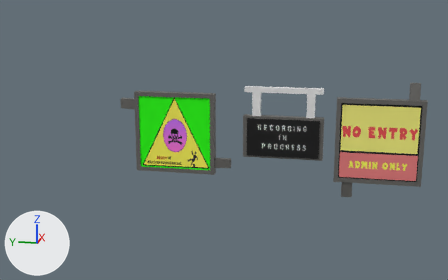
Renders of the Blender file Working Files/Blender/Signs.blend from each side of a commit.
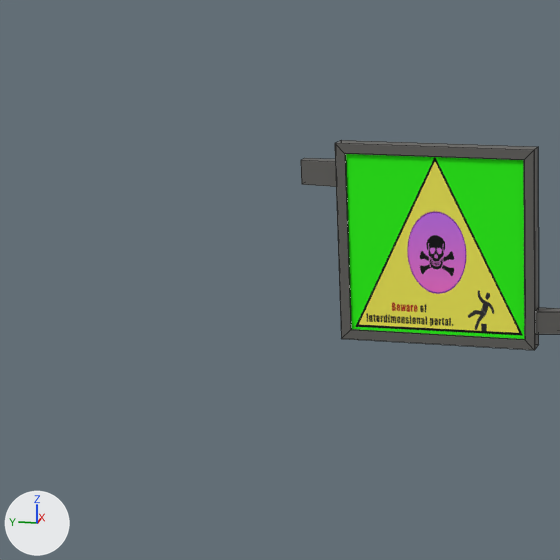
Old and new are each drawn whole from a 50 mm lens placed at (-38.54, 2.07, 9.28), pointed at (0.06, 9.79, -0.37) and again close up on the part from 0% to 50% of the width and 12% to 92% of the height. Arrows for +X, +Y and +Z are at lower left; the lights stay in place. The close-ups show mesh edges as thin lines.

The first close-up shows 'Danger'.
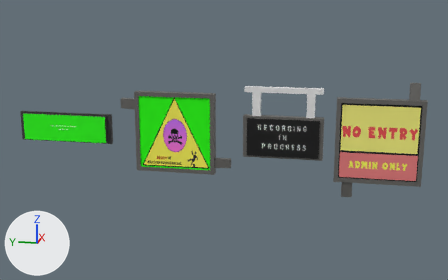
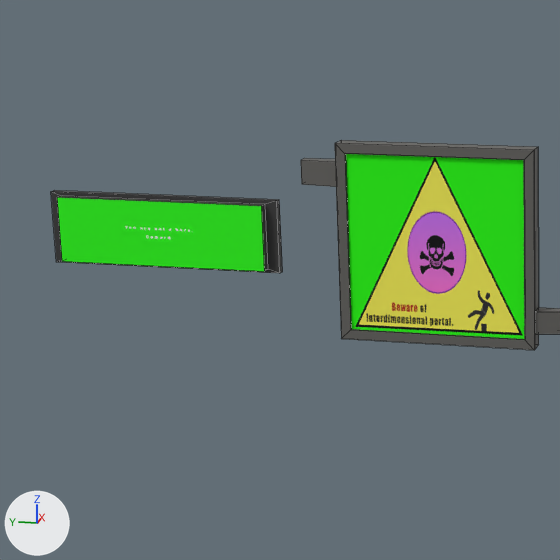
Pixel boxes (x1, y1, x2, y2) of what changed, in the close-ups (560 x 560 px):
'Not a hero', added (green)
    after: (51, 190, 283, 273)
    faces in mat_not_a_hero (picture img_you_are_not_a_hero_png): (57, 197, 265, 271)
    faces in mat_main_001 (black #393939): (51, 190, 283, 273)

The change, as a list of edits to the scene's bpy script:
```text
Add img_you_are_not_a_hero_png:
    img_you_are_not_a_hero_png = load_image('You are not a hero.png', '../Textures/Signs/You are not a hero.png', 1890, 1417, 'sRGB')
Add mat_main_001:
    mat_main_001 = principled_material('Main.001')
    mat_main_001.base_color = (0.0413, 0.0413, 0.0413)  # black #393939
Add mat_not_a_hero:
    mat_not_a_hero = principled_material('Not a hero')
    mat_not_a_hero.texture = img_you_are_not_a_hero_png
Add me_cube_001:
    me_cube_001.from_pydata(...)  # 16 vertices, 14 faces; spans x -1.55..1.0, y -1.0..1.0, z -1.0..1.0
    # faces by material slot: [13, 1]
    me_cube_001.materials.append(mat_main_001)  # black #393939
    me_cube_001.materials.append(mat_not_a_hero)  # picture img_you_are_not_a_hero_png
Add ob_not_a_hero:
    ob_not_a_hero = bpy.data.objects.new('Not a hero', me_cube_001)
    ob_not_a_hero.location = (0.0, 20.78, 0.0)
    ob_not_a_hero.scale = (0.18, 3.3, 1.0)
```
